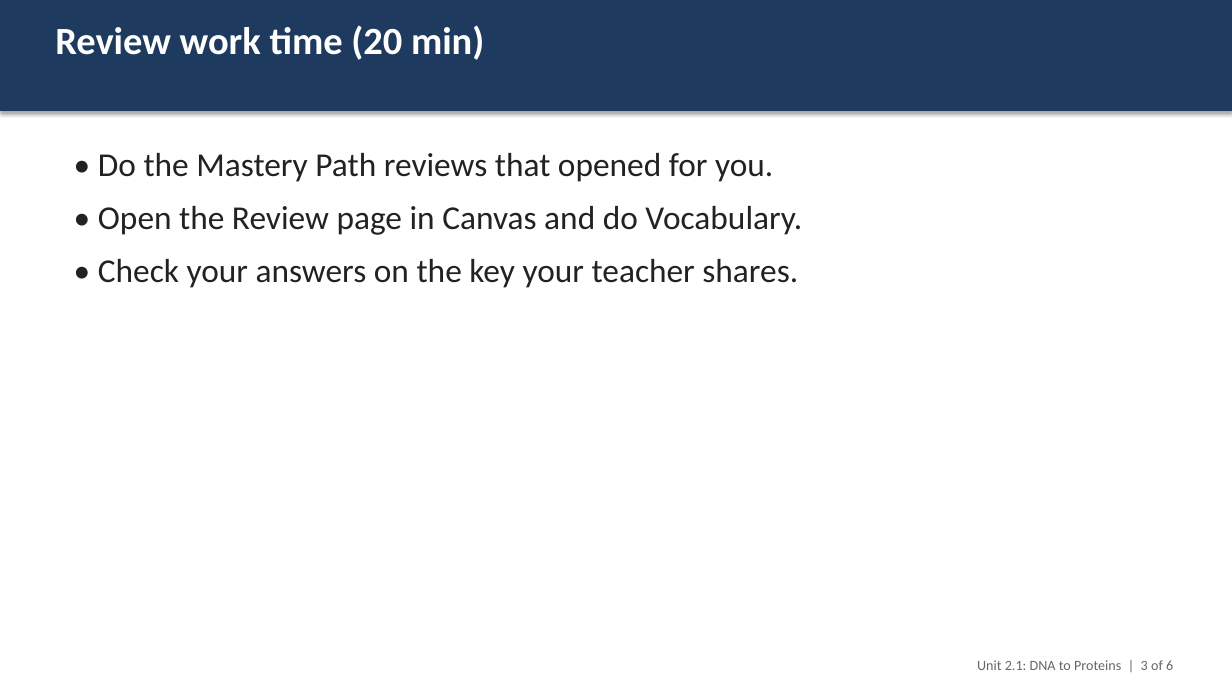
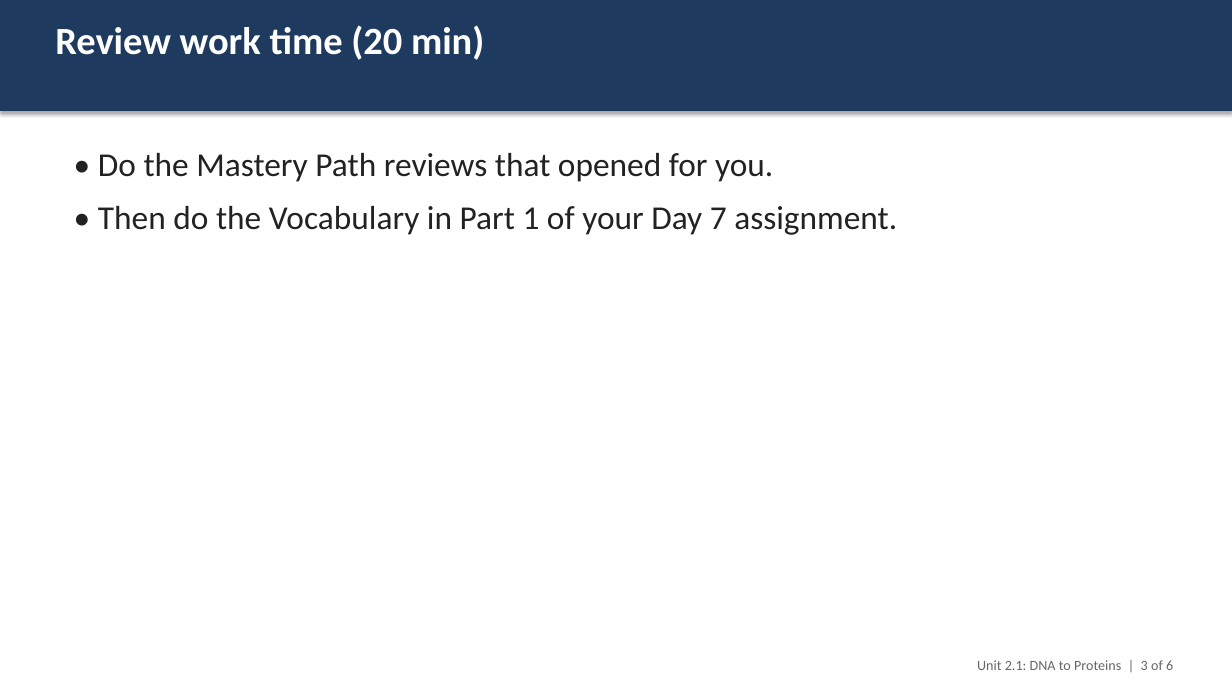
Before and after one commit to ellenrenick/LivingEarth, a slide deck: slide 3 of assessments/HS-LS1-1/slides/Day_7_Review_and_back_to_the_cat.pptx. Drawn at 1232x693 pixels with LibreOffice and Linux fonts; fonts in the diff are those of the drawing. Boxes give left, top, right and bottom in pixels: in the first picture for what was removed or moved away, otherwise in the second. Text is boxed around its words. In the diff, an @@ line names an element or a change of style, - is before the commit and + after.

```diff
--- a/assessments/HS-LS1-1/slides/Day_7_Review_and_back_to_the_cat.pptx
+++ b/assessments/HS-LS1-1/slides/Day_7_Review_and_back_to_the_cat.pptx
@@ text at <box>98,206,897,235</box>: text changed @@
-• Open the Review page in Canvas and do Vocabulary.
-• Check your answers on the key your teacher shares.
+• Then do the Vocabulary in Part 1 of your Day 7 assignment.
```
Also in this commit, not shown: 9 other files.
